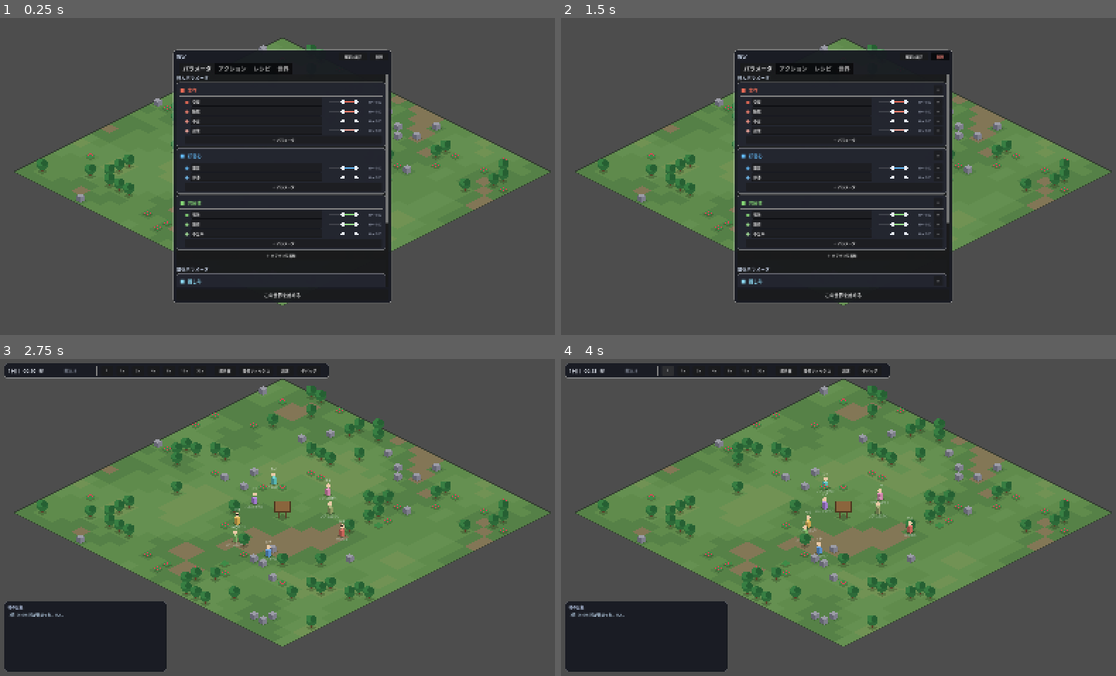
Above: before the commit, frames 1-4 (two rows, left to right).
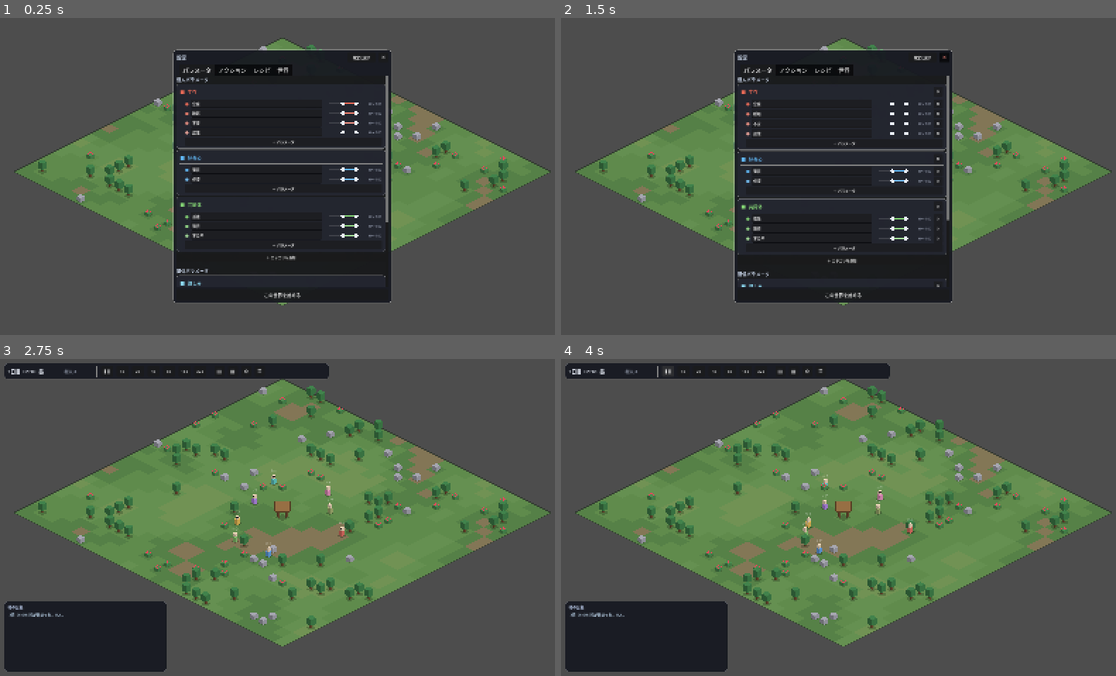
Above: after the commit, the same moments.

Repository: asterisk-cn/world-simulator
Game: Godot game, scene res://scenes/main.tscn
Two runs of this game, one before a commit and one after it. Both use one fixed random seed, a clock stepped at 60 frames per second and the inputs below.
Inputs:
- Up to frame 1 (0.25 s): no input
- Up to frame 2 (1.5 s): click "既定に戻す" at 0.5 s; click "削除" (after the commit: "✕") at 1.25 s
- Up to frame 3 (2.75 s): click "この世界を始める" at 2 s
- Up to frame 4 (4 s): click "⏸" (after the commit: "❚❚") at 2.75 s; click "⏸" (after the commit: "▶") at 3.5 s

The runs differ from the first frame. In frame 1, 3.9% of the frame differs, in the area x 6-92%, y 8-85%; in frame 2, 4.6%; in frame 3, 2.9%; in frame 4, 2.9%.

Commit message:
見た目を角丸ブロックで統一し、UIをアイコン化
世界を構成するものは地面以外すべて Iso.draw_block() を通す。
木も家も村人も同じ丸みと陰影になり、積むときは下の高さぶん上へずらす。
綺麗さではなく手触りを1つに揃えるための土台。

- Iso に rounded() / draw_block() / draw_shadow() を追加
- 木・茂み・岩・家・掲示板・村人を角丸ブロックで描き直し
- 上部バーと各種操作をアイコンボタンに（ツールチップで補う）
- 村人の行動ラベルは選択中のみ表示。名前は常時だが薄く

Co-Authored-By: Claude Opus 5 <noreply@anthropic.com>

Diff:
--- a/scripts/ui/hud.gd
+++ b/scripts/ui/hud.gd
@@ -12,6 +12,7 @@
 var _post_target: OptionButton
 var _board_panel: PanelContainer
 var _top_bar: PanelContainer
+var _pause_btn: Button
 var _log_panel: PanelContainer
 
 var matrix_panel = null
@@ -76,31 +77,35 @@
 
 	row.add_child(VSeparator.new())
 
-	var pause_btn := UIKit.button(row, "⏸", _toggle_pause)
-	pause_btn.custom_minimum_size = Vector2(34, 24)
+	_pause_btn = UIKit.icon_button(row, "❚❚", "一時停止", _toggle_pause, 34, 24, 12)
 	for s in [1.0, 2.0, 4.0, 8.0, 16.0, 32.0]:
 		var sp: float = s
 		var b := UIKit.button(row, "%dx" % int(sp), _set_speed.bind(sp))
 		b.custom_minimum_size = Vector2(34, 24)
 
 	row.add_child(VSeparator.new())
-	var board_btn := UIKit.button(row, "掲示板", _toggle_board)
-	board_btn.custom_minimum_size = Vector2(60, 24)
-	var mat_btn := UIKit.button(row, "関係マトリクス", _toggle_matrix)
-	mat_btn.custom_minimum_size = Vector2(96, 24)
-	var rules_btn := UIKit.button(row, "設定", _toggle_rules)
-	rules_btn.custom_minimum_size = Vector2(48, 24)
-	var dbg_btn := UIKit.button(row, "デバッグ", _toggle_debug)
-	dbg_btn.custom_minimum_size = Vector2(66, 24)
+	UIKit.icon_button(row, "▤", "掲示板", _toggle_board)
+	UIKit.icon_button(row, "▦", "関係マトリクス", _toggle_matrix)
+	UIKit.icon_button(row, "⚙", "設定", _toggle_rules)
+	UIKit.icon_button(row, "☰", "デバッグ", _toggle_debug)
 
 
 func _toggle_pause() -> void:
 	SimClock.paused = not SimClock.paused
+	_refresh_pause_btn()
+
+
+func _refresh_pause_btn() -> void:
+	if _pause_btn == null:
+		return
+	_pause_btn.text = "▶" if SimClock.paused else "❚❚"
+	_pause_btn.tooltip_text = "再開" if SimClock.paused else "一時停止"
 
 
 func _set_speed(sp: float) -> void:
 	SimClock.paused = false
 	SimClock.speed = sp
+	_refresh_pause_btn()
 
 
 func _toggle_board() -> void:
--- a/scripts/ui/inspector.gd
+++ b/scripts/ui/inspector.gd
@@ -192,8 +192,8 @@
 		var gap := Control.new()
 		gap.size_flags_horizontal = Control.SIZE_EXPAND_FILL
 		head.add_child(gap)
-		var jump := UIKit.button(head, "この人を見る", _jump_to.bind(target_id), 10)
-		jump.custom_minimum_size = Vector2(78, 22)
+		UIKit.icon_button(head, "→", "%s を見る" % other.vname,
+			_jump_to.bind(target_id), 26, 22, 14)
 
 		for d in Schema.pair_params():
 			UIKit.bar_row(box, String(d["label"]),
--- a/scripts/ui/rules_panel.gd
+++ b/scripts/ui/rules_panel.gd
@@ -50,10 +50,11 @@
 	_reset_btn.custom_minimum_size = Vector2(80, 22)
 
 	_delete_btn = Button.new()
-	_delete_btn.text = "削除"
+	_delete_btn.text = "✕"
+	_delete_btn.tooltip_text = "削除モード"
 	_delete_btn.toggle_mode = true
-	_delete_btn.add_theme_font_size_override("font_size", 10)
-	_delete_btn.custom_minimum_size = Vector2(52, 22)
+	_delete_btn.add_theme_font_size_override("font_size", 14)
+	_delete_btn.custom_minimum_size = Vector2(28, 24)
 	head.add_child(_delete_btn)
 	_delete_btn.toggled.connect(_on_delete_toggled)
 
@@ -185,8 +186,7 @@
 	else:
 		head.add_child(UIKit.label(cat, 13, col))
 	if _can_delete():
-		var dc := UIKit.button(head, "×", _del_category.bind(scope, cat), 11)
-		dc.custom_minimum_size = Vector2(26, 22)
+		UIKit.icon_button(head, "✕", "%s を消す" % cat, _del_category.bind(scope, cat), 26, 22, 13)
 
 	box.add_child(HSeparator.new())
 
@@ -256,8 +256,8 @@
 		_set_range.bind(def), col, 0)
 
 	if _can_delete():
-		var del := UIKit.button(row, "×", _del_param.bind(pid), 11)
-		del.custom_minimum_size = Vector2(26, 22)
+		UIKit.icon_button(row, "✕", "%s を消す" % String(def["label"]),
+			_del_param.bind(pid), 26, 22, 13)
 
 
 func _add_category(scope: String) -> void:
@@ -338,8 +338,8 @@
 		name_row.add_child(le)
 		le.text_changed.connect(_set_a_label.bind(act))
 		if _can_delete():
-			var del := UIKit.button(name_row, "×", _del_action.bind(aid), 11)
-			del.custom_minimum_size = Vector2(26, 22)
+			UIKit.icon_button(name_row, "✕", "%s を消す" % String(act["label"]),
+				_del_action.bind(aid), 26, 22, 13)
 
 		UIKit.option_row(box, "タイプ", kinds, kind_labels, kind, _set_kind.bind(act), 48)
 
@@ -457,8 +457,8 @@
 		else:
 			head.add_child(UIKit.label(String(rec["label"]), 12, Color(0.9, 0.92, 0.98)))
 		if _can_delete():
-			var del := UIKit.button(head, "×", _del_recipe.bind(rid), 11)
-			del.custom_minimum_size = Vector2(26, 22)
+			UIKit.icon_button(head, "✕", "%s を消す" % String(rec["label"]),
+				_del_recipe.bind(rid), 26, 22, 13)
 
 		box.add_child(HSeparator.new())
 
--- a/scripts/ui/ui_kit.gd
+++ b/scripts/ui/ui_kit.gd
@@ -136,6 +136,19 @@
 	return b
 
 
+## アイコンだけのボタン。何のボタンかはツールチップで補う。
+static func icon_button(parent: Node, glyph: String, tip: String, on_press: Callable,
+		w: int = 28, h: int = 24, size: int = 15) -> Button:
+	var b := Button.new()
+	b.text = glyph
+	b.tooltip_text = tip
+	b.add_theme_font_size_override("font_size", size)
+	b.custom_minimum_size = Vector2(w, h)
+	parent.add_child(b)
+	b.pressed.connect(on_press)
+	return b
+
+
 static func line_edit_row(parent: Node, name_text: String, value: String,
 		on_change: Callable, name_width: int = 62) -> LineEdit:
 	var row := HBoxContainer.new()
--- a/scripts/villager/villager.gd
+++ b/scripts/villager/villager.gd
@@ -290,28 +290,26 @@
 
 func _draw() -> void:
 	var font: Font = SimConfig.ui_font if SimConfig.ui_font != null else ThemeDB.fallback_font
-
-	var lift := sin(_bob) * (1.5 if action_phase == "move" else 0.4)
-	draw_colored_polygon(Iso.diamond(0.5), Color(0, 0, 0, 0.28))
+	var lift := sin(_bob) * (1.6 if action_phase == "move" else 0.4)
+	var up := Vector2(0, -lift)
+
+	Iso.draw_shadow(self, 0.5, 0.26)
 
 	if selected:
-		var ring := Iso.diamond(0.95)
+		var ring := Iso.rounded(Iso.diamond(1.0), 6.0)
 		draw_polyline(ring + PackedVector2Array([ring[0]]), Color(1, 0.95, 0.5), 2.5)
 
-	var faces := Iso.box_faces(9.0, 4.5, 20.0 - lift)
-	draw_colored_polygon(_shift(faces[1], Vector2(0, -lift)), color.darkened(0.35))
-	draw_colored_polygon(_shift(faces[2], Vector2(0, -lift)), color.darkened(0.12))
-	draw_colored_polygon(_shift(faces[0], Vector2(0, -lift)), color.lightened(0.1))
-	draw_circle(Vector2(0, -30 - lift), 7.0, Color(0.93, 0.80, 0.66))
-	draw_circle(Vector2(-2.5, -31 - lift), 1.2, Color(0.15, 0.13, 0.12))
-	draw_circle(Vector2(2.5, -31 - lift), 1.2, Color(0.15, 0.13, 0.12))
-
-	draw_string(font, Vector2(-40, -44 - lift), vname, HORIZONTAL_ALIGNMENT_CENTER, 80, 11, Color(1, 1, 1, 0.92))
-	draw_string(font, Vector2(-50, 14), action_label(), HORIZONTAL_ALIGNMENT_CENTER, 100, 10, Color(0.9, 0.92, 0.95, 0.75))
-
-
-func _shift(pts: PackedVector2Array, off: Vector2) -> PackedVector2Array:
-	var out := PackedVector2Array()
-	for p in pts:
-		out.append(p + off)
-	return out
+	# 胴の上に頭を積む。どちらも同じ角丸ブロック。
+	Iso.draw_block(self, 9.0, 4.5, 17.0, color, up, 3.5)
+	Iso.draw_block(self, 7.0, 3.5, 11.0, Color(0.95, 0.86, 0.74), up + Vector2(0, -17.0), 3.5)
+
+	var eye := Color(0.18, 0.16, 0.15)
+	draw_circle(Vector2(-2.6, -23.0) + up, 1.3, eye)
+	draw_circle(Vector2(2.6, -23.0) + up, 1.3, eye)
+
+	# 名前は常に、いま何をしているかは選んでいる村人だけ。並ぶと読めなくなるので。
+	draw_string(font, Vector2(-40, -38 - lift), vname, HORIZONTAL_ALIGNMENT_CENTER, 80, 11,
+		Color(1, 1, 1, 0.88 if selected else 0.62))
+	if selected:
+		draw_string(font, Vector2(-55, 16), action_label(), HORIZONTAL_ALIGNMENT_CENTER, 110, 10,
+			Color(1.0, 0.95, 0.65, 0.95))
--- a/scripts/world/bulletin_board.gd
+++ b/scripts/world/bulletin_board.gd
@@ -66,16 +66,17 @@
 
 
 func _draw() -> void:
-	draw_colored_polygon(Iso.diamond(0.8), Color(0, 0, 0, 0.2))
-	# 支柱
-	draw_rect(Rect2(-16, -20, 5, 22), Color(0.36, 0.25, 0.16))
-	draw_rect(Rect2(11, -20, 5, 22), Color(0.36, 0.25, 0.16))
-	# 板
-	var board := PackedVector2Array([
+	Iso.draw_shadow(self, 0.8, 0.2)
+	# 支柱と板を角丸ブロックで
+	Iso.draw_block(self, 3.5, 1.8, 20.0, Color(0.44, 0.31, 0.20), Vector2(-13, 0), 1.5)
+	Iso.draw_block(self, 3.5, 1.8, 20.0, Color(0.44, 0.31, 0.20), Vector2(13, 0), 1.5)
+
+	var panel := Iso.rounded(PackedVector2Array([
 		Vector2(-26, -54), Vector2(26, -54), Vector2(26, -18), Vector2(-26, -18)
-	])
-	draw_colored_polygon(board, Color(0.55, 0.40, 0.24))
-	draw_polyline(board + PackedVector2Array([board[0]]), Color(0.30, 0.21, 0.12), 2.0)
+	]), 5.0)
+	draw_colored_polygon(panel, Color(0.60, 0.44, 0.27))
+	draw_polyline(panel + PackedVector2Array([panel[0]]), Color(0.34, 0.24, 0.14), 2.0)
+
 	# 貼り紙
 	var n: int = mini(posts.size(), 6)
 	for i in range(n):
@@ -86,7 +87,9 @@
 		var paper := Color(0.94, 0.92, 0.84)
 		if posts[posts.size() - 1 - i]["author_id"] == -1:
 			paper = Color(0.99, 0.86, 0.55)
-		draw_rect(Rect2(x, y, 12.0, 13.0), paper)
-		draw_line(Vector2(x + 2, y + 4), Vector2(x + 10, y + 4), Color(0.4, 0.4, 0.4), 1.0)
-		draw_line(Vector2(x + 2, y + 7), Vector2(x + 9, y + 7), Color(0.4, 0.4, 0.4), 1.0)
-		draw_line(Vector2(x + 2, y + 10), Vector2(x + 10, y + 10), Color(0.4, 0.4, 0.4), 1.0)
+		draw_colored_polygon(Iso.rounded(PackedVector2Array([
+			Vector2(x, y), Vector2(x + 12, y), Vector2(x + 12, y + 13), Vector2(x, y + 13)
+		]), 2.5), paper)
+		for k in range(3):
+			var ly := y + 4.0 + float(k) * 3.0
+			draw_line(Vector2(x + 2.5, ly), Vector2(x + 9.5, ly), Color(0.45, 0.45, 0.45), 1.0)
--- a/scripts/world/harvest_node.gd
+++ b/scripts/world/harvest_node.gd
@@ -56,25 +56,25 @@
 
 
 func _draw() -> void:
-	draw_colored_polygon(Iso.diamond(0.55), Color(0, 0, 0, 0.18))
+	Iso.draw_shadow(self, 0.55, 0.2)
 	if depleted():
-		draw_colored_polygon(Iso.diamond(0.25), Color(0.35, 0.33, 0.28, 0.6))
+		Iso.draw_block(self, 8.0, 4.0, 3.0, Color(0.40, 0.38, 0.32), Vector2.ZERO, 2.0)
 		return
+
+	var lush := float(amount) / float(max_amount)
 	match kind:
 		Kind.BERRY:
+			# 低い茂みのブロックに実を乗せる
+			Iso.draw_block(self, 13.0, 6.5, 7.0 + lush * 3.0, Color(0.30, 0.56, 0.32),
+				Vector2.ZERO, 4.0)
 			for i in range(amount):
 				var a := TAU * float(i) / float(max_amount)
-				var o := Vector2(cos(a) * 9.0, sin(a) * 4.5 - 6.0)
-				draw_circle(o, 5.0, Color(0.25, 0.55, 0.28))
-				draw_circle(o + Vector2(0, -1), 2.4, Color(0.86, 0.28, 0.34))
+				var o := Vector2(cos(a) * 7.0, sin(a) * 3.5 - 9.0 - lush * 3.0)
+				draw_circle(o, 2.6, Color(0.88, 0.30, 0.36))
 		Kind.TREE:
-			draw_rect(Rect2(-3, -16, 6, 16), Color(0.36, 0.25, 0.16))
-			var lush := float(amount) / float(max_amount)
-			draw_circle(Vector2(0, -24), 12.0 + lush * 6.0, Color(0.18, 0.42, 0.22))
-			draw_circle(Vector2(-6, -30), 8.0 + lush * 4.0, Color(0.22, 0.5, 0.26))
-			draw_circle(Vector2(7, -29), 7.0 + lush * 4.0, Color(0.15, 0.38, 0.2))
+			Iso.draw_block(self, 4.5, 2.2, 12.0, Color(0.44, 0.31, 0.20), Vector2.ZERO, 1.5)
+			Iso.draw_block(self, 15.0, 7.5, 16.0 + lush * 6.0, Color(0.26, 0.52, 0.30),
+				Vector2(0, -12.0), 6.0)
 		Kind.ROCK:
-			var faces := Iso.box_faces(14.0, 7.0, 10.0 + float(amount))
-			draw_colored_polygon(faces[0], Color(0.62, 0.62, 0.66))
-			draw_colored_polygon(faces[1], Color(0.40, 0.40, 0.45))
-			draw_colored_polygon(faces[2], Color(0.50, 0.50, 0.55))
+			Iso.draw_block(self, 14.0, 7.0, 9.0 + lush * 5.0, Color(0.66, 0.66, 0.70),
+				Vector2.ZERO, 4.0)
--- a/scripts/world/iso.gd
+++ b/scripts/world/iso.gd
@@ -41,3 +41,76 @@
 		Vector2(w, -h), Vector2(0, d - h), Vector2(0, d), Vector2(w, 0)
 	])
 	return [top, left, right]
+
+
+# ---------------------------------------------------------------------------
+# 角丸のブロック
+#
+# この世界のものは、地面以外すべてこれで描く。
+# キャラクターも木も家も同じ手触りにするための共通の形。
+# ---------------------------------------------------------------------------
+
+const ROUND_STEPS := 4
+
+
+## 多角形の角を丸める。r は角から辺に沿って詰める距離。
+static func rounded(points: PackedVector2Array, r: float) -> PackedVector2Array:
+	var n := points.size()
+	if n < 3 or r <= 0.0:
+		return points
+	var out := PackedVector2Array()
+	for i in range(n):
+		var prev: Vector2 = points[(i - 1 + n) % n]
+		var cur: Vector2 = points[i]
+		var next: Vector2 = points[(i + 1) % n]
+
+		var to_prev := prev - cur
+		var to_next := next - cur
+		var lp := to_prev.length()
+		var ln := to_next.length()
+		if lp < 0.01 or ln < 0.01:
+			out.append(cur)
+			continue
+		# 隣り合う角と食い合わないよう、辺の半分までに抑える
+		var rr: float = minf(r, minf(lp, ln) * 0.5)
+		var a := cur + to_prev / lp * rr
+		var b := cur + to_next / ln * rr
+		for s in range(ROUND_STEPS + 1):
+			var t := float(s) / float(ROUND_STEPS)
+			# 角を制御点にした二次ベジエで丸める
+			var p := a.lerp(cur, t).lerp(cur.lerp(b, t), t)
+			out.append(p)
+	return out
+
+
+## 角丸のブロック1つ。上面・左面・右面をまとめて描く。
+## lift は浮かせる量（歩くときの上下など）。
+static func draw_block(node: CanvasItem, w: float, d: float, h: float,
+		top_color: Color, offset: Vector2 = Vector2.ZERO, radius: float = 3.0) -> void:
+	var faces := box_faces(w, d, h)
+	var left_col := top_color.darkened(0.34)
+	var right_col := top_color.darkened(0.14)
+
+	# まず全体の輪郭を側面色で塗り、その上に上面を重ねる。
+	# 面ごとに丸めると継ぎ目が割れるので、輪郭で丸める。
+	var body := PackedVector2Array([
+		Vector2(0, -d - h), Vector2(w, -h), Vector2(w, 0),
+		Vector2(0, d), Vector2(-w, 0), Vector2(-w, -h),
+	])
+	node.draw_colored_polygon(_shift(rounded(body, radius), offset), right_col)
+	node.draw_colored_polygon(_shift(rounded(faces[1], radius), offset), left_col)
+	node.draw_colored_polygon(_shift(rounded(faces[0], radius), offset), top_color)
+
+
+## 影。ブロックの足元に敷く。
+static func draw_shadow(node: CanvasItem, scale_factor: float, alpha: float = 0.22) -> void:
+	node.draw_colored_polygon(rounded(diamond(scale_factor), 6.0), Color(0, 0, 0, alpha))
+
+
+static func _shift(pts: PackedVector2Array, off: Vector2) -> PackedVector2Array:
+	if off == Vector2.ZERO:
+		return pts
+	var out := PackedVector2Array()
+	for p in pts:
+		out.append(p + off)
+	return out
--- a/scripts/world/structure.gd
+++ b/scripts/world/structure.gd
@@ -33,33 +33,20 @@
 
 
 func _draw() -> void:
-	_draw_house()
-
-
-func _draw_house() -> void:
-	# 2x2 の敷地を薄く塗る（持ち主の色）
+	# 敷地を持ち主の色で薄く塗る
 	for c in footprint():
 		var off := Iso.cell_to_world(Vector2(c)) - position
-		draw_colored_polygon(_offset(Iso.diamond(0.98), off), Color(owner_color.r, owner_color.g, owner_color.b, 0.16))
+		draw_colored_polygon(
+			Iso._shift(Iso.rounded(Iso.diamond(0.96), 5.0), off),
+			Color(owner_color.r, owner_color.g, owner_color.b, 0.15))
 
 	var center := Iso.cell_to_world(Vector2(cell) + Vector2(0.5, 0.5)) - position
-	var faces := Iso.box_faces(46.0, 23.0, 30.0)
-	var wall := Color(0.80, 0.72, 0.58)
-	draw_colored_polygon(_offset(faces[1], center), wall.darkened(0.28))
-	draw_colored_polygon(_offset(faces[2], center), wall.darkened(0.10))
-	# 屋根は持ち主の色
-	var roof := Iso.box_faces(52.0, 26.0, 44.0)
-	draw_colored_polygon(_offset(roof[0], center), owner_color)
-	draw_colored_polygon(_offset(roof[1], center), owner_color.darkened(0.3))
-	draw_colored_polygon(_offset(roof[2], center), owner_color.darkened(0.12))
+	# 壁の上に屋根を積む。村人と同じ角丸ブロック。
+	Iso.draw_block(self, 44.0, 22.0, 24.0, Color(0.86, 0.79, 0.66), center, 6.0)
+	Iso.draw_block(self, 50.0, 25.0, 16.0, owner_color, center + Vector2(0, -24.0), 7.0)
+
 	# 扉
-	draw_colored_polygon(_offset(PackedVector2Array([
-		Vector2(6, -14), Vector2(20, -21), Vector2(20, -5), Vector2(6, 2)
-	]), center), Color(0.30, 0.20, 0.14))
-
-
-func _offset(pts: PackedVector2Array, off: Vector2) -> PackedVector2Array:
-	var out := PackedVector2Array()
-	for pt in pts:
-		out.append(pt + off)
-	return out
+	var door := Iso.rounded(PackedVector2Array([
+		Vector2(5, -15), Vector2(19, -22), Vector2(19, -5), Vector2(5, 2)
+	]), 3.0)
+	draw_colored_polygon(Iso._shift(door, center), Color(0.28, 0.19, 0.13))
Not shown, changed: DESIGN.md
